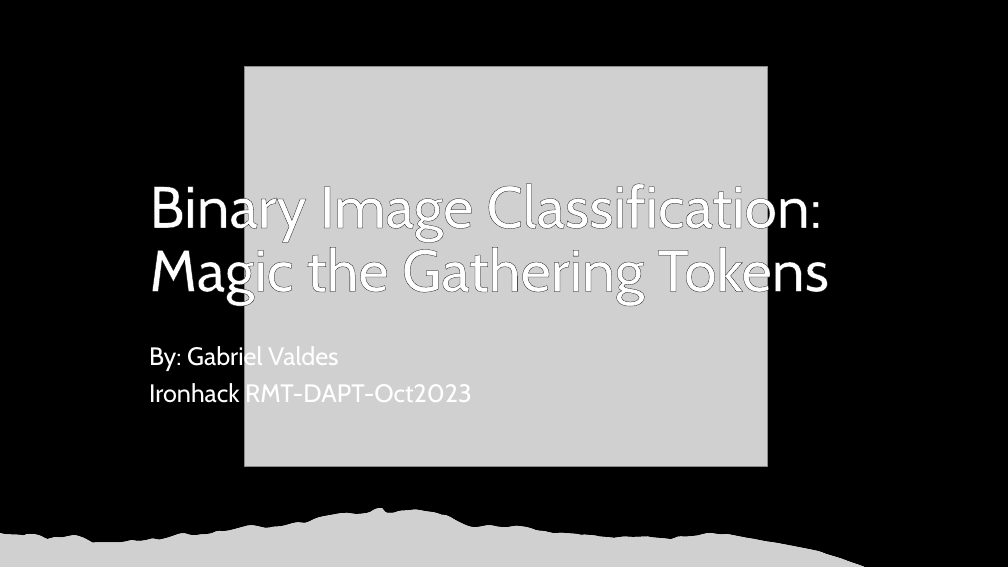
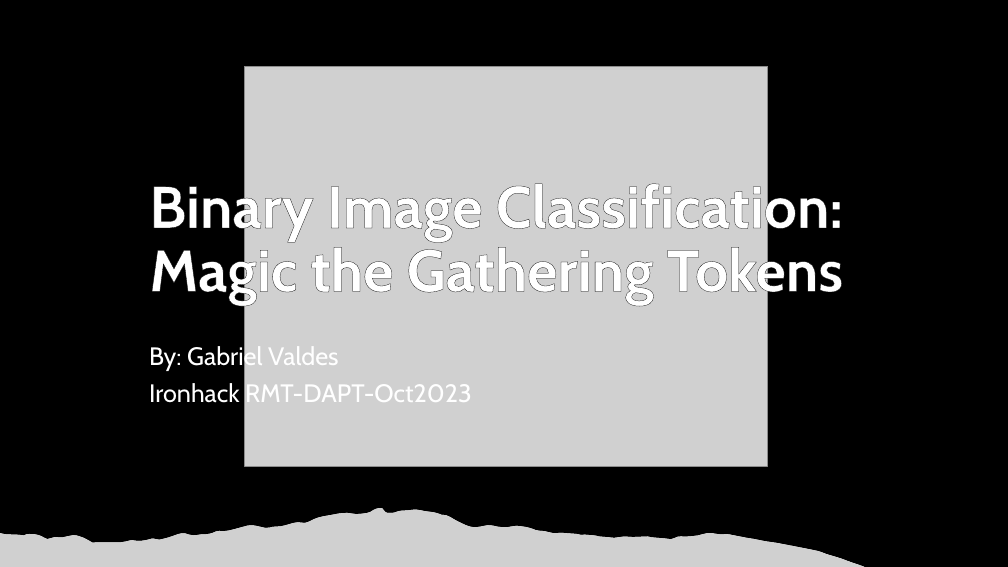
Before and after one commit to valdesgabriel/mtg-image-classification, a slide deck: slide 1 of presentation/Binary Image Classification Presentation.pptx. Drawn at 1008x567 pixels with LibreOffice and Linux fonts; fonts in the diff are those of the drawing; grey boxes stand for pictures; background and template pictures are left out. Boxes give left, top, right and bottom in pixels: in the first picture for what was removed or moved away, otherwise in the second. Text is boxed around its words. In the diff, an @@ line names an element or a change of style, - is before the commit and + after.

```diff
--- a/presentation/Binary Image Classification Presentation.pptx
+++ b/presentation/Binary Image Classification Presentation.pptx
@@ title "Binary Image Classification: Magic the ..." at [149,178,843,304]: bold on @@
```
Also in this commit, not shown: 4 other slides changed, 4 slides added, 2 slides removed.
